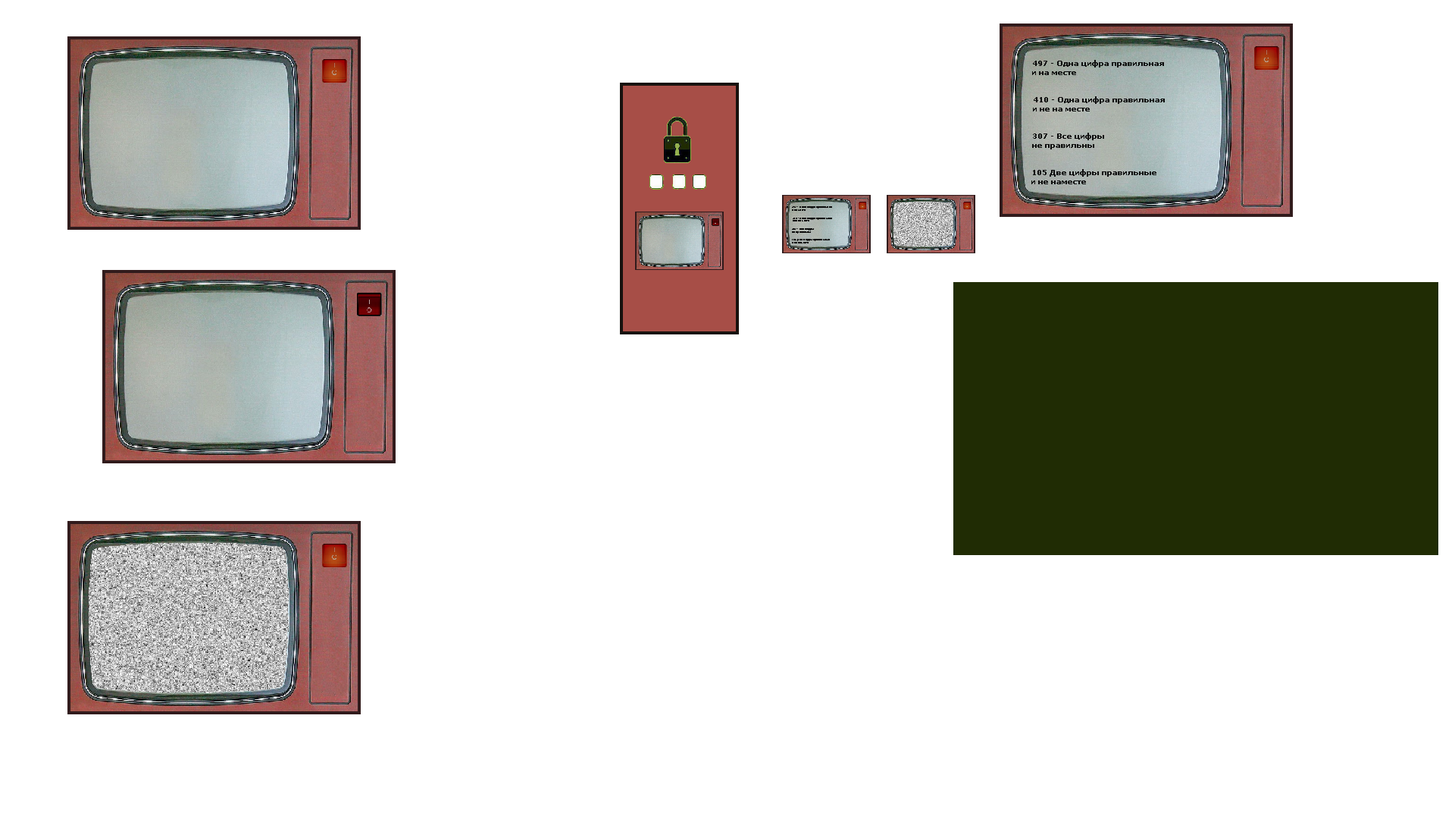
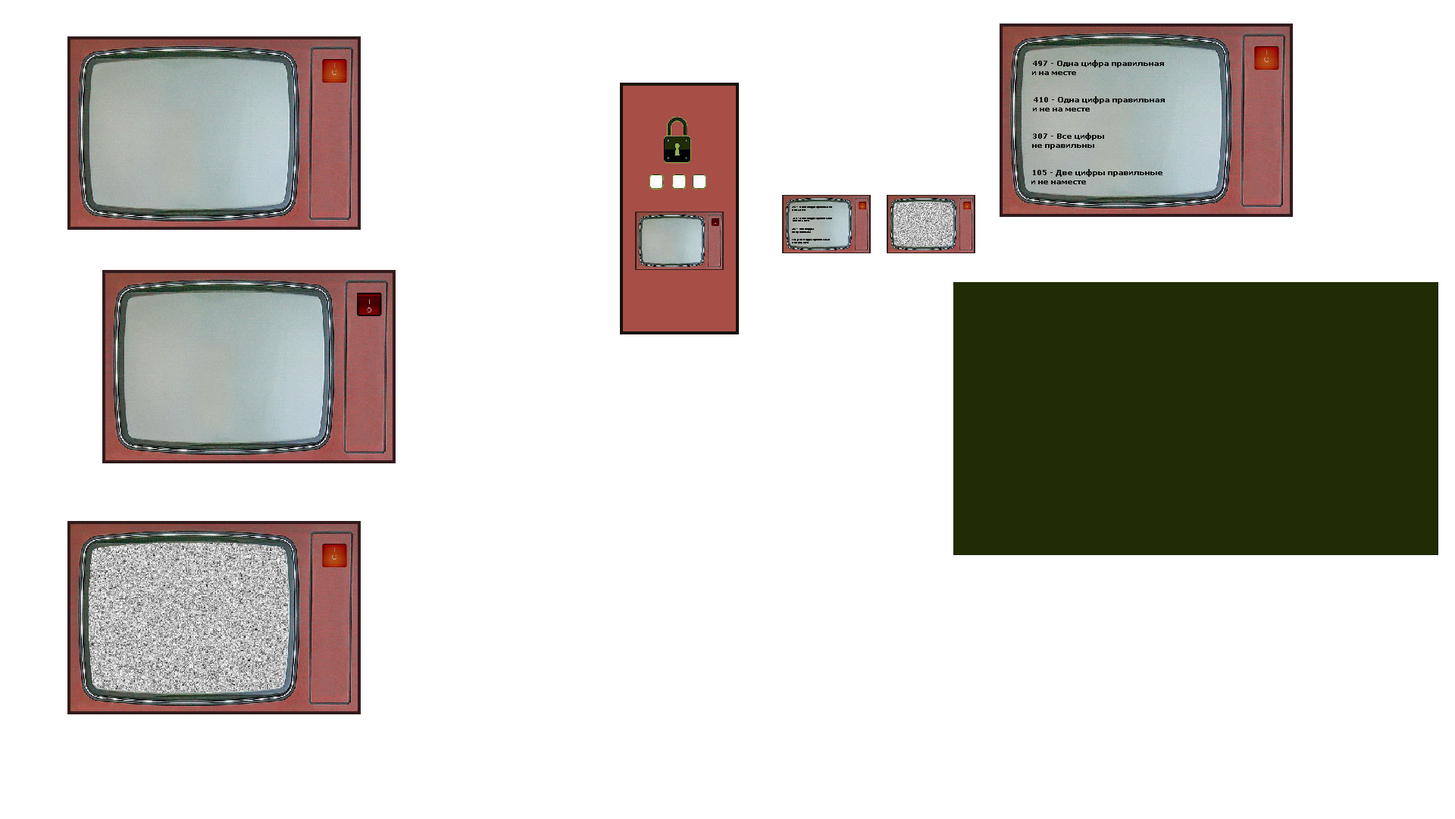
Layered file, before and after one edit (1455x819). Changes by layer:
renamed "105 Две цифры правильные и не наместе" to "105 - Две цифры правильные и не наместе", painted on it over bbox(1049, 169, 1163, 177)
